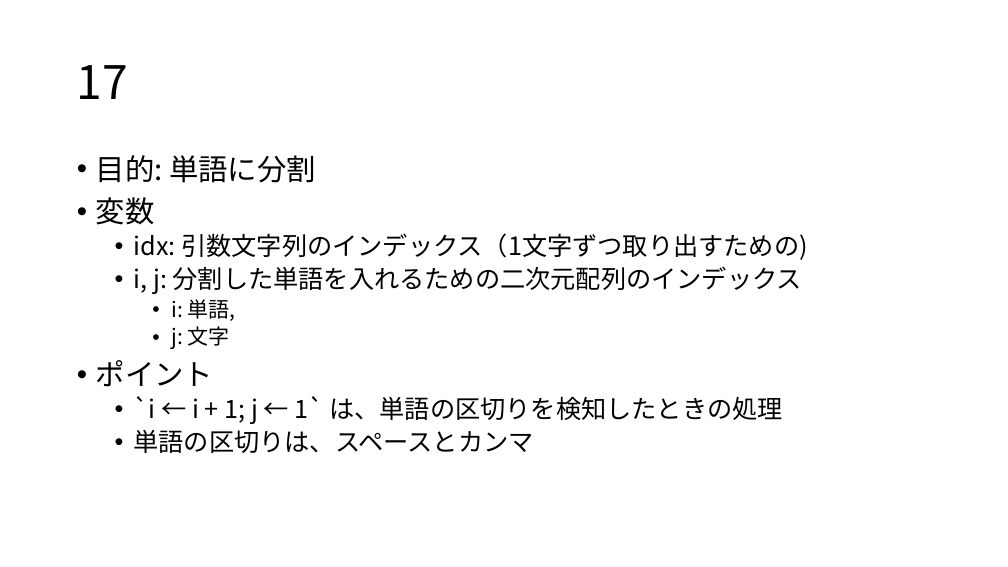
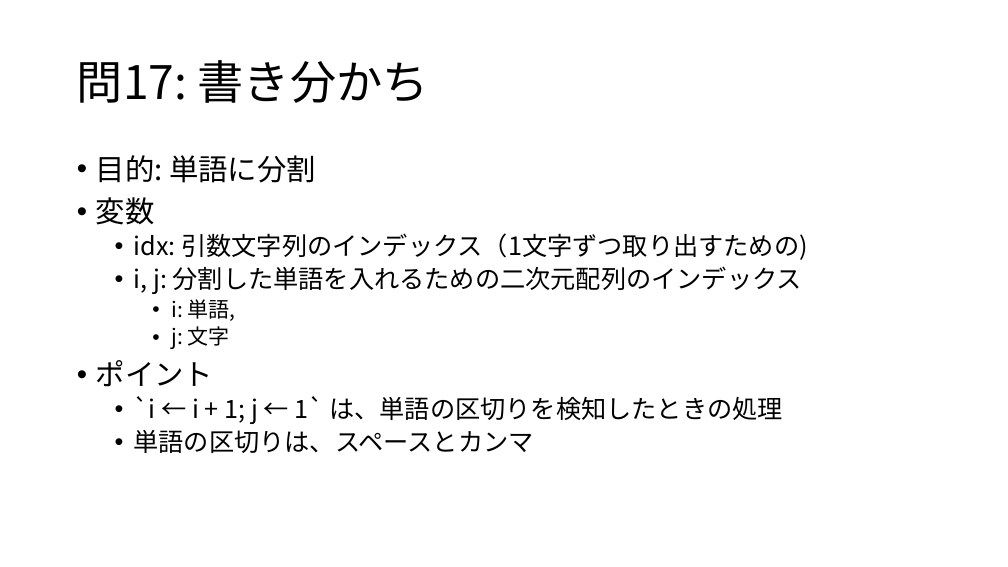
Before and after one commit to osamu377/FromZero, a slide deck: slide 3 of 問題集/問16-20.pptx. Drawn at 1008x567 pixels with LibreOffice and Linux fonts; fonts in the diff are those of the drawing. Boxes give left, top, right and bottom in pixels: in the first picture for what was removed or moved away, otherwise in the second. Text is boxed around its words. In the diff, an @@ line names an element or a change of style, - is before the commit and + after.

```diff
--- a/問題集/問16-20.pptx
+++ b/問題集/問16-20.pptx
@@ title at <box>77,60,429,103</box>: text changed @@
-17
+問17: 書き分かち
```
Also in this commit, not shown: 4 other slides changed, 1 slide added, 1 slide removed, 15 other files.
